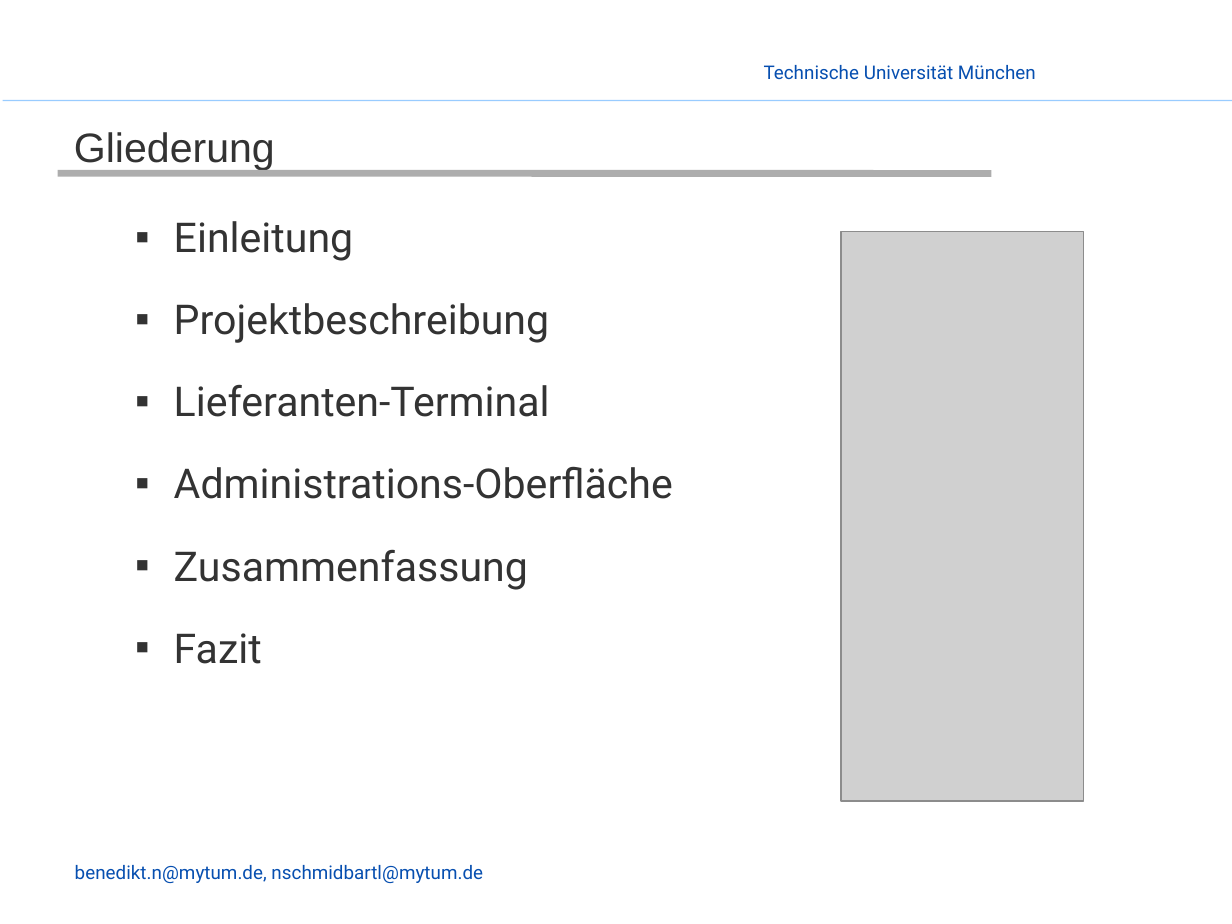
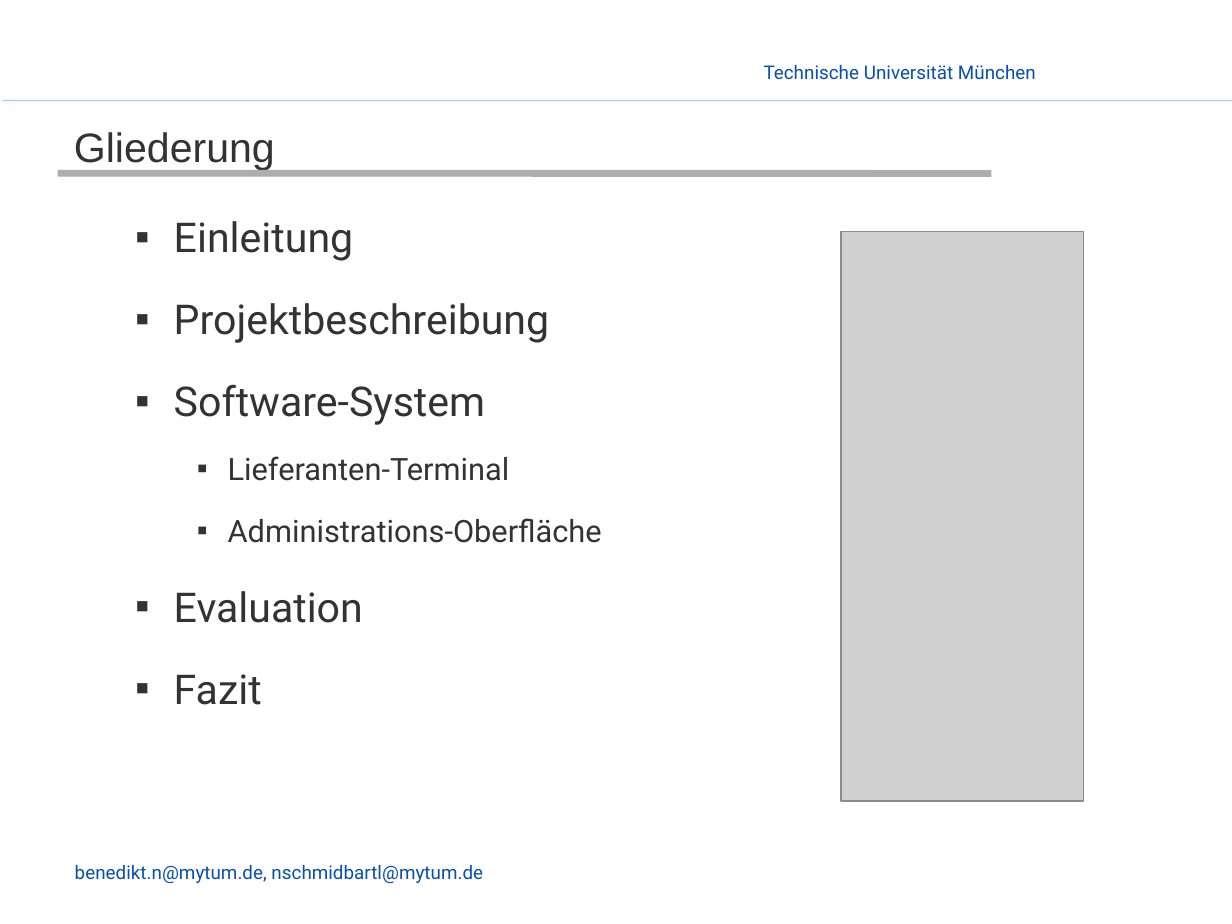
Before and after one commit to enjayes/logistikapp, a slide deck: slide 2 of Präsentation/Presentation - Benjo.pptx. Drawn at 1232x924 pixels with LibreOffice and Linux fonts; fonts in the diff are those of the drawing; grey boxes stand for pictures; background and template pictures are left out. Boxes give left, top, right and bottom in pixels: in the first picture for what was removed or moved away, otherwise in the second. Text is boxed around its words. In the diff, an @@ line names an element or a change of style, - is before the commit and + after.

```diff
--- a/Präsentation/Presentation - Benjo.pptx
+++ b/Präsentation/Presentation - Benjo.pptx
@@ text at <box>174,384,485,425</box>: paragraph added @@
+  ▪ Software-System
@@ text at <box>228,456,602,543</box>: size 24 to 18 pt in "Lieferanten-Terminal", "Administrations-Oberfläche"; list level 2 to 3 in "Lieferanten-Terminal"; list level 2 to 3 in "Administrations-Oberfläche" @@
@@ text at <box>174,591,363,623</box>: text changed @@
-  ▪ Zusammenfassung
+  ▪ Evaluation
```
